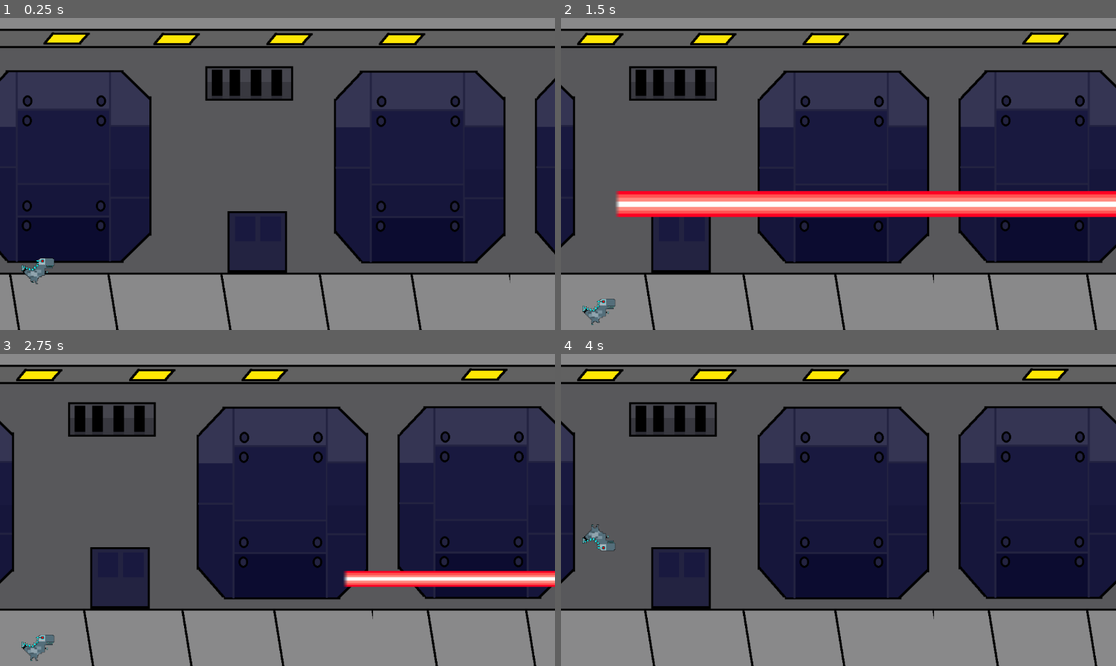
Above: before the commit, frames 1-4 (two rows, left to right).
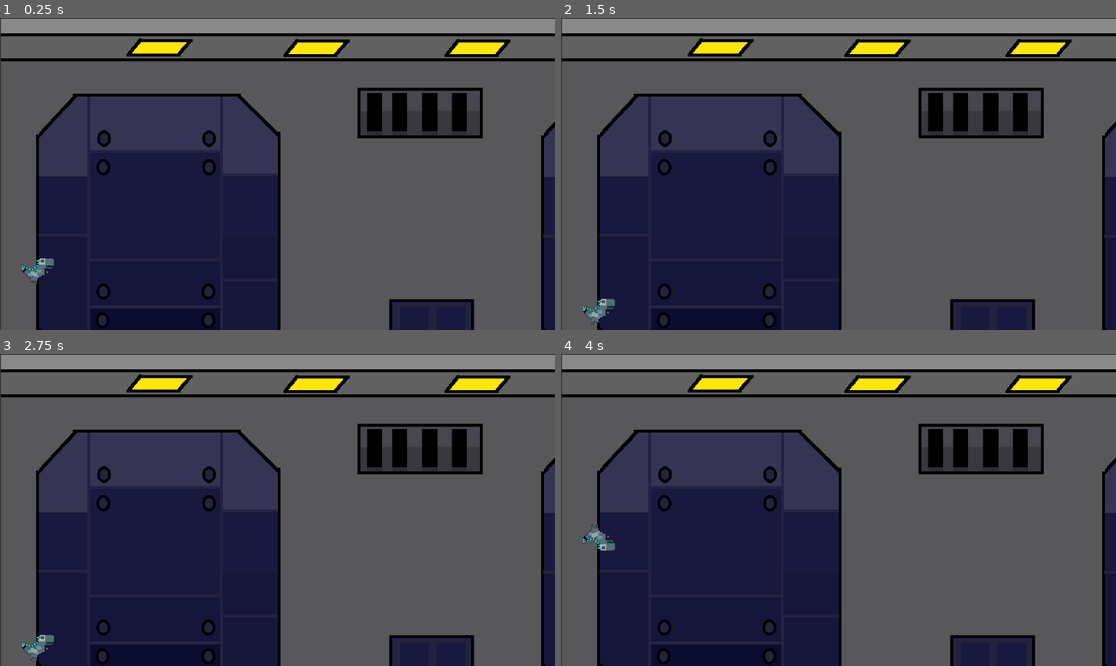
Above: after the commit, the same moments.

Repository: acecameron/Beginners-Jam-Aut2025-Submission
Game: Godot game, scene res://Scenes/level_g_switch.tscn
Two runs of this game, one before a commit and one after it. Both use one fixed random seed, a clock stepped at 60 frames per second and the inputs below. The project has no main scene, so this scene is started directly.
Inputs:
- Up to frame 1 (0.25 s): no input
- Up to frame 2 (1.5 s): tap Space (Jump) at 0.77, 1.07 s
- Up to frame 3 (2.75 s): tap Space (Jump) at 1.52, 1.82 s
- Up to frame 4 (4 s): tap Space (Jump) at 3.02, 3.32, 3.77 s

The runs differ from the first frame. In frame 1, 66% of the frame differs, in the area x 0-100%, y 0-100%; in frame 2, 74%; in frame 3, 72%; in frame 4, 72%.
Error before the commit: Attempt to call function 'is_on_screen' in base 'null instance' on a null instance. (res://Scripts/g_switch_obstacle_2.gd:11)

Commit message:
Add files via upload

Diff:
--- a/Scenes/level_flappy.tscn
+++ b/Scenes/level_flappy.tscn
@@ -2,7 +2,7 @@
 
 [ext_resource type="PackedScene" uid="uid://dyx6vfpv20nkc" path="res://Scenes/level_base.tscn" id="1_ldv6u"]
 [ext_resource type="Script" uid="uid://r58p8fujpdhc" path="res://Scripts/level_flappy.gd" id="2_ldv6u"]
-[ext_resource type="Texture2D" uid="uid://dsjm1g5fmiecs" path="res://Sprites/Backgrounds/Background_flappy.png" id="3_fpi4d"]
+[ext_resource type="Texture2D" uid="uid://c4d0khc2twae4" path="res://Sprites/Flappy_Background.png" id="3_fpi4d"]
 [ext_resource type="PackedScene" uid="uid://e7d7wvwdmd0q" path="res://Scenes/player_flappy.tscn" id="3_ldv6u"]
 
 [sub_resource type="WorldBoundaryShape2D" id="WorldBoundaryShape2D_ibogc"]
@@ -24,7 +24,8 @@
 [node name="ParallaxLayer" parent="Background" index="3"]
 motion_mirroring = Vector2(1152, 0)
 
-[node name="TextureRect" parent="Background/ParallaxLayer" index="0"]
+[node name="Sprite2D" type="Sprite2D" parent="Background" index="4"]
+position = Vector2(576, 324)
 texture = ExtResource("3_fpi4d")
 
 [node name="Player_Flappy" parent="." index="3" instance=ExtResource("3_ldv6u")]
--- a/Scenes/level_g_switch.tscn
+++ b/Scenes/level_g_switch.tscn
@@ -3,7 +3,7 @@
 [ext_resource type="PackedScene" uid="uid://dyx6vfpv20nkc" path="res://Scenes/level_base.tscn" id="1_xhpfb"]
 [ext_resource type="PackedScene" uid="uid://bodxxwraqlwv2" path="res://Scenes/player_g_switch.tscn" id="2_ln2fx"]
 [ext_resource type="Script" uid="uid://cvecvcvrhaiwy" path="res://Scripts/level_g_switch.gd" id="2_uvxt0"]
-[ext_resource type="Texture2D" uid="uid://cu8kdm2eeilg8" path="res://Sprites/Backgrounds/Background_G-Switch.png" id="3_cqvi5"]
+[ext_resource type="Texture2D" uid="uid://f2g54jjbl2sc" path="res://Sprites/G_Switch_Background.png" id="3_cqvi5"]
 
 [sub_resource type="WorldBoundaryShape2D" id="WorldBoundaryShape2D_xhpfb"]
 normal = Vector2(0, 1)
@@ -37,6 +37,9 @@
 [node name="TextureRect" parent="Background/ParallaxLayer" index="0"]
 offset_right = 1206.0
 offset_bottom = 663.0
+
+[node name="Sprite2D" type="Sprite2D" parent="Background" index="5"]
+position = Vector2(861, 483)
 texture = ExtResource("3_cqvi5")
 
 [node name="Player_G-Switch" parent="." index="2" instance=ExtResource("2_ln2fx")]
--- a/Scenes/level_normal.tscn
+++ b/Scenes/level_normal.tscn
@@ -3,7 +3,7 @@
 [ext_resource type="PackedScene" uid="uid://dyx6vfpv20nkc" path="res://Scenes/level_base.tscn" id="1_8pwfw"]
 [ext_resource type="Script" uid="uid://wcwvm1w355xt" path="res://Scripts/level_normal.gd" id="2_qrjwe"]
 [ext_resource type="PackedScene" uid="uid://bglc811ndptqi" path="res://Scenes/player_normal.tscn" id="3_qrjwe"]
-[ext_resource type="Texture2D" uid="uid://cyt5amwx2rgfr" path="res://Sprites/Backgrounds/Background_Normal.png" id="3_tfupq"]
+[ext_resource type="Texture2D" uid="uid://dlums3yq14hjk" path="res://Sprites/Normal_Background.png" id="3_tfupq"]
 
 [node name="level_normal" instance=ExtResource("1_8pwfw")]
 script = ExtResource("2_qrjwe")
--- a/Scenes/obstacle_flappy.tscn
+++ b/Scenes/obstacle_flappy.tscn
@@ -1,21 +1,35 @@
-[gd_scene load_steps=2 format=3 uid="uid://dld1y4rq5bn0i"]
+[gd_scene load_steps=4 format=3 uid="uid://dld1y4rq5bn0i"]
+
+[ext_resource type="Texture2D" uid="uid://cglilwk0ab84r" path="res://Sprites/Obsacle_Sprites/Pipe.png" id="1_ep803"]
+[ext_resource type="Script" uid="uid://bk6emtayxv5eb" path="res://Scripts/obstacle_flappy.gd" id="1_xjpqu"]
 
 [sub_resource type="RectangleShape2D" id="RectangleShape2D_kqtft"]
+size = Vector2(76, 384)
 
 [node name="obstacle_flappy" type="Node2D" groups=["Obstacles"]]
+script = ExtResource("1_xjpqu")
 
 [node name="pipe_above" type="Area2D" parent="." groups=["Obstacles"]]
 position = Vector2(0, -62)
 
 [node name="CollisionShape2D" type="CollisionShape2D" parent="pipe_above"]
+position = Vector2(0, -225)
 shape = SubResource("RectangleShape2D_kqtft")
 
 [node name="Sprite2D" type="Sprite2D" parent="pipe_above"]
+position = Vector2(0, -225)
+rotation = 3.14159
+scale = Vector2(1.5, 1.5)
+texture = ExtResource("1_ep803")
 
 [node name="pipe_below" type="Area2D" parent="." groups=["Obstacles"]]
 position = Vector2(0, 62)
 
 [node name="CollisionShape2D" type="CollisionShape2D" parent="pipe_below"]
+position = Vector2(0, 225)
 shape = SubResource("RectangleShape2D_kqtft")
 
 [node name="Sprite2D" type="Sprite2D" parent="pipe_below"]
+position = Vector2(0, 225)
+scale = Vector2(1.5, 1.5)
+texture = ExtResource("1_ep803")
--- a/Scenes/obstacle_nomral_1.tscn
+++ b/Scenes/obstacle_nomral_1.tscn
@@ -1,6 +1,6 @@
 [gd_scene load_steps=4 format=3 uid="uid://bax7kidia1wgv"]
 
-[ext_resource type="PackedScene" uid="uid://df7stk0gsbn0x" path="res://Scenes/obstacle_small.tscn" id="1_7i2vu"]
+[ext_resource type="PackedScene" uid="uid://df7stk0gsbn0x" path="res://Scenes/runner_obstacle_small.tscn" id="1_7i2vu"]
 [ext_resource type="Texture2D" uid="uid://dv5slvmufvuth" path="res://Sprites/Obsacle_Sprites/Cactus.png" id="2_pilt6"]
 
 [sub_resource type="RectangleShape2D" id="RectangleShape2D_7i2vu"]
@@ -8,12 +8,11 @@
 
 [node name="obstacle_nomral_1" instance=ExtResource("1_7i2vu")]
 
-[node name="VisibleOnScreenNotifier2D" parent="." index="0"]
-position = Vector2(4.76837e-07, 1.90735e-06)
-scale = Vector2(1.9, 3)
-
 [node name="CollisionShape2D2" type="CollisionShape2D" parent="." index="1"]
 shape = SubResource("RectangleShape2D_7i2vu")
 
-[node name="Sprite2D" type="Sprite2D" parent="." index="2"]
+[node name="Sprite2D2" type="Sprite2D" parent="." index="2"]
 texture = ExtResource("2_pilt6")
+
+[node name="ColorRect" parent="." index="3"]
+visible = false
--- a/Scenes/obstacle_nomral_2.tscn
+++ b/Scenes/obstacle_nomral_2.tscn
@@ -1,6 +1,6 @@
 [gd_scene load_steps=4 format=3 uid="uid://dxumisw6bildd"]
 
-[ext_resource type="PackedScene" uid="uid://df7stk0gsbn0x" path="res://Scenes/obstacle_base.tscn" id="1_dt4b4"]
+[ext_resource type="PackedScene" uid="uid://df7stk0gsbn0x" path="res://Scenes/runner_obstacle_small.tscn" id="1_dt4b4"]
 [ext_resource type="Texture2D" uid="uid://crsls4u3lnesq" path="res://Sprites/Obsacle_Sprites/Cacti.png" id="2_4q776"]
 
 [sub_resource type="RectangleShape2D" id="RectangleShape2D_4q776"]
@@ -8,8 +8,11 @@
 
 [node name="obstacle_nomral_2" instance=ExtResource("1_dt4b4")]
 
-[node name="CollisionShape2D" type="CollisionShape2D" parent="." index="1"]
+[node name="CollisionShape2D2" type="CollisionShape2D" parent="." index="1"]
 shape = SubResource("RectangleShape2D_4q776")
 
-[node name="Sprite2D" type="Sprite2D" parent="." index="2"]
+[node name="Sprite2D2" type="Sprite2D" parent="." index="2"]
 texture = ExtResource("2_4q776")
+
+[node name="ColorRect" parent="." index="3"]
+visible = false
--- a/Scripts/level_flappy.gd
+++ b/Scripts/level_flappy.gd
@@ -11,3 +11,13 @@
 
 func set_player_speed(new_speed: int = 50) -> void:
 	player.speed = new_speed
+
+func obstacle_spawn(rnd):
+	var obstacle = preload("res://Scenes/obstacle_flappy.tscn").instantiate()
+	obstacle.global_position = $Background/Obstacle_Spawn.position
+	#I fucking hate this part, it should be changed into something more optimal
+	if rnd == 1:
+		obstacle.global_position.y = $Background/Obstacle_Spawn.position.y - 200
+	elif rnd == 2:
+		obstacle.global_position.y = $Background/Obstacle_Spawn.position.y - 400
+	add_child(obstacle)
--- a/Scripts/level_g_switch.gd
+++ b/Scripts/level_g_switch.gd
@@ -20,8 +20,8 @@
 		obstacle = preload("res://Scenes/g_switch_obstacle_1.tscn").instantiate()
 		obstacle.global_position = $Background/Obstacle_Spawn.position
 		add_child(obstacle)
-	if rnd == 2:
-		obstacle = preload("res://Scenes/g_switch_obstacle_2.tscn").instantiate()
-		obstacle.global_position = $Background/Obstacle_Spawn.position
-		add_child(obstacle)
-		print("Laser")
+	#if rnd == 2:
+		#obstacle = preload("res://Scenes/g_switch_obstacle_2.tscn").instantiate()
+		#obstacle.global_position = $Background/Obstacle_Spawn.position
+		#add_child(obstacle)
+		#print("Laser")
--- /dev/null
+++ b/Scripts/obstacle_flappy.gd
@@ -0,0 +1 @@
+extends Node2D
Not shown, added: Scripts/obstacle_flappy.gd.uid
Binary file added: Sprites/Clouds/Cloud1.png
Not shown, added: Sprites/Clouds/Cloud1.png.import
Binary file added: Sprites/Clouds/Cloud2.png
Not shown, added: Sprites/Clouds/Cloud2.png.import
Binary file added: Sprites/Clouds/Cloud3.png
Not shown, added: Sprites/Clouds/Cloud3.png.import
Binary file added: Sprites/Clouds/Cloud4.png
Not shown, added: Sprites/Clouds/Cloud4.png.import
Binary file added: Sprites/Clouds/Cloud6.png
Not shown, added: Sprites/Clouds/Cloud6.png.import
Binary file added: Sprites/Clouds/Cloud7.png
(and 11 more such lines)
